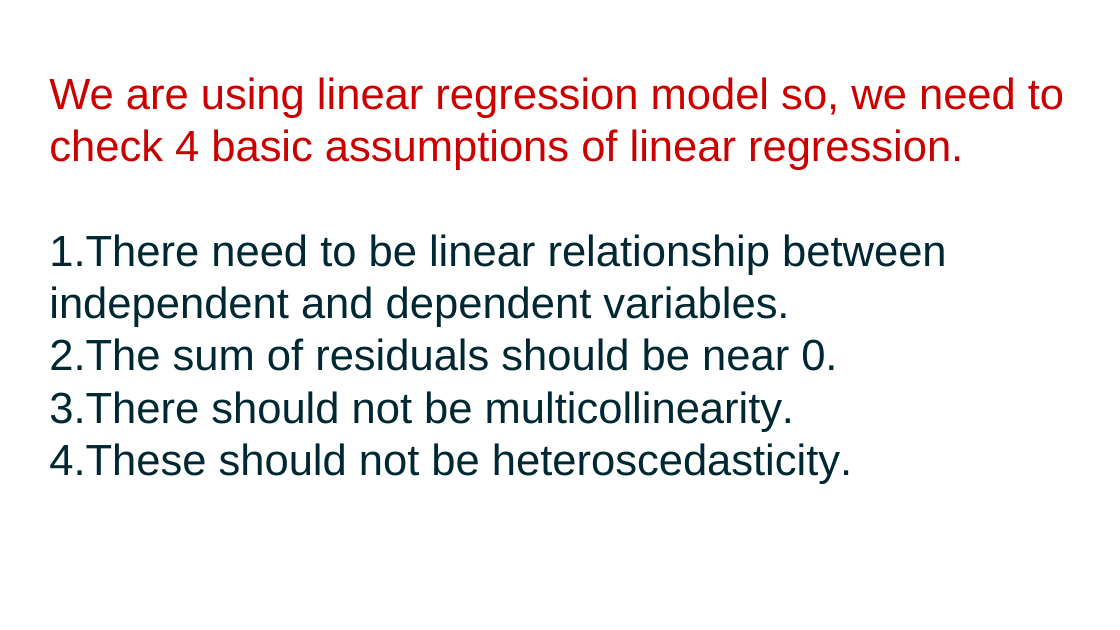
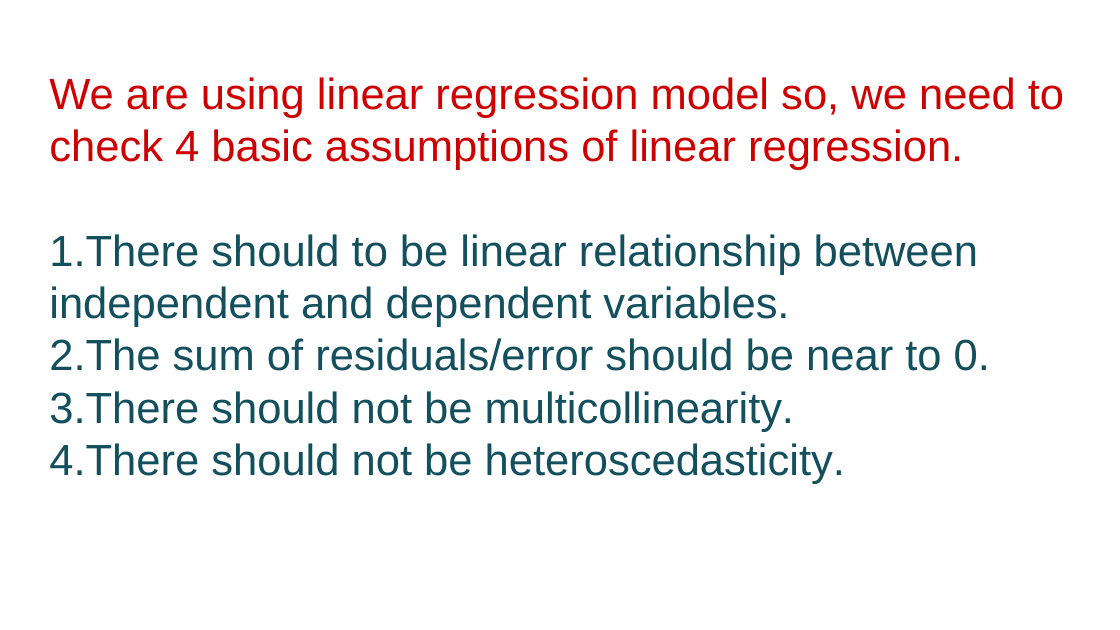
Before and after one commit to hrithikwel8/Rossmann_Sales_Prediction, a slide deck: slide 25 of CapstoneProjectTemplate-210213-230632.pptx. Drawn at 1120x630 pixels with LibreOffice and Linux fonts; fonts in the diff are those of the drawing; background and template pictures are left out. Boxes give left, top, right and bottom in pixels: in the first picture for what was removed or moved away, otherwise in the second. Text is boxed around its words. In the diff, an @@ line names an element or a change of style, - is before the commit and + after.

```diff
--- a/CapstoneProjectTemplate-210213-230632.pptx
+++ b/CapstoneProjectTemplate-210213-230632.pptx
@@ title at (x1=49, y1=77, x2=1064, y2=484): text changed; text colour #002832 to #134F5C @@
-We are using linear regression model so, we need to check 4 basic assumptions of linear regression.
-1.There need to be linear relationship between independent and dependent variables.
-2.The sum of residuals should be near 0.
-3.There should not be multicollinearity.
-4.These should not be heteroscedasticity.
+We are using linear regression model so, we need to check 4 basic assumptions of linear regression.
+1.There should to be linear relationship between independent and dependent variables.
+2.The sum of residuals/error should be near to 0.
+3.There should not be multicollinearity.
+4.There should not be heteroscedasticity.
```
Also in this commit, not shown: 10 other slides changed.
